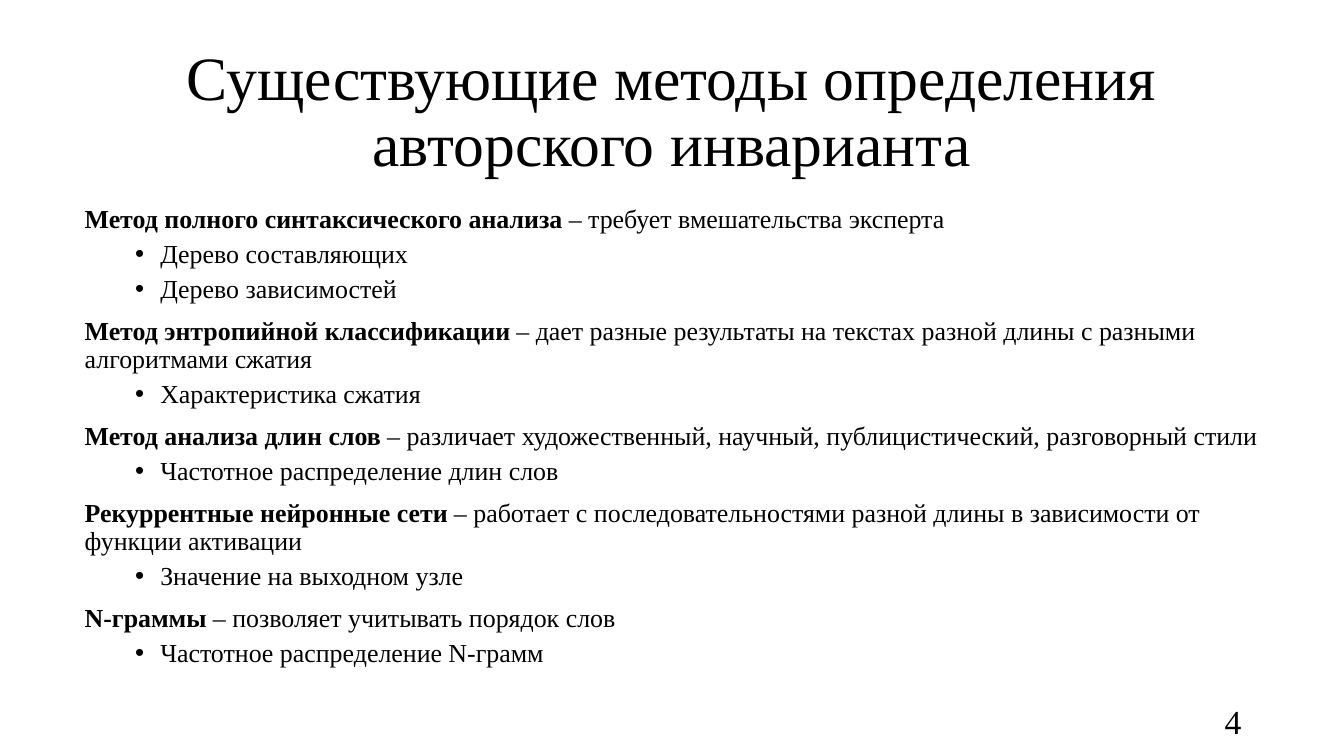
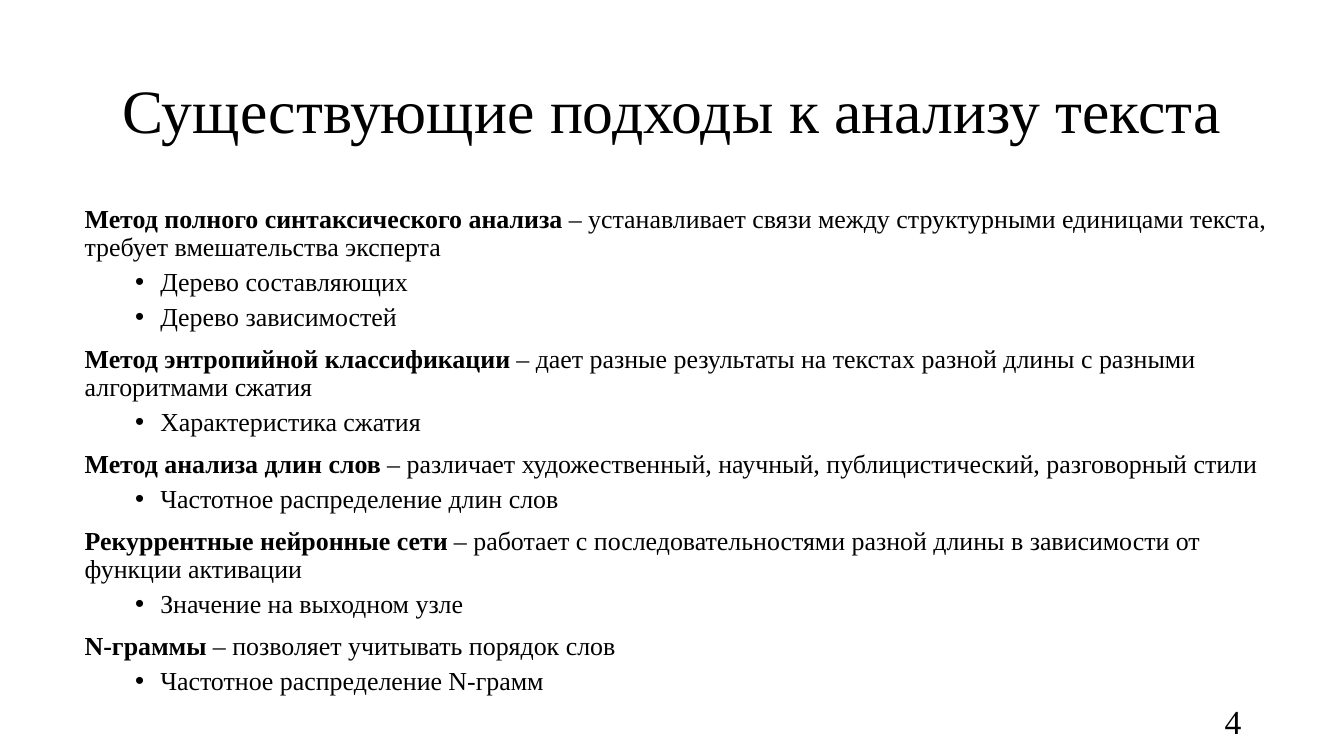
Before and after one commit to oljakon/bachelor-degree, a slide deck: slide 4 of РПЗ/презентация_Кондрашова.pptx. Drawn at 1344x756 pixels with LibreOffice and Linux fonts; fonts in the diff are those of the drawing. Boxes give left, top, right and bottom in pixels: in the first picture for what was removed or moved away, otherwise in the second. Text is boxed around its words. In the diff, an @@ line names an element or a change of style, - is before the commit and + after.

```diff
--- a/РПЗ/презентация_Кондрашова.pptx
+++ b/РПЗ/презентация_Кондрашова.pptx
@@ title at bbox=[122, 92, 1220, 144]: text changed @@
-Существующие методы определения авторского инварианта
+Существующие подходы к анализу текста
@@ text at bbox=[85, 211, 1266, 262]: text changed; bold off @@
-Метод полного синтаксического анализа – требует вмешательства эксперта
+Метод полного синтаксического анализа – устанавливает связи между структурными единицами текста, требует вмешательства эксперта
```
Also in this commit, not shown: 3 other slides changed, 1 other file.
